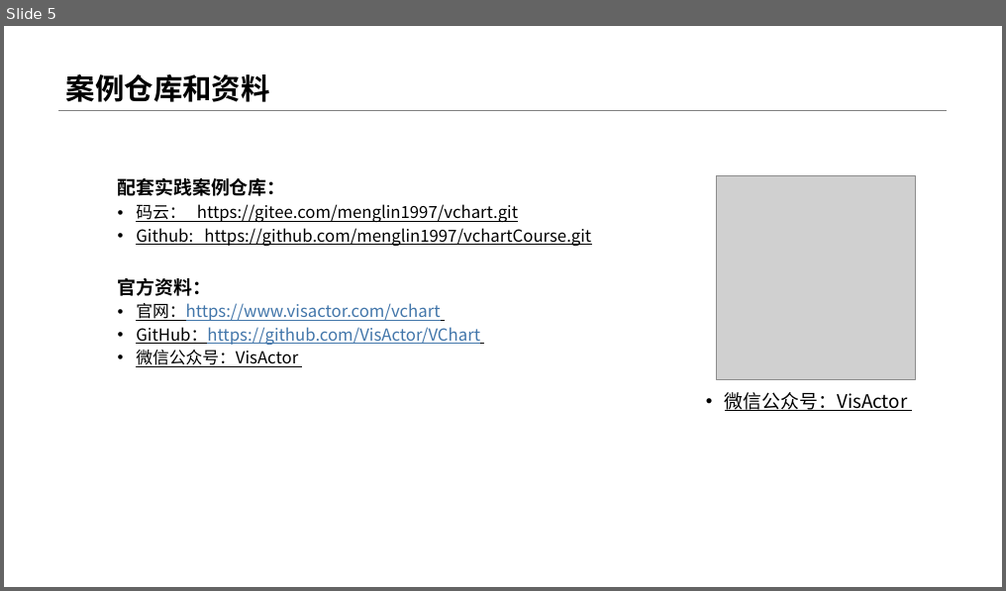
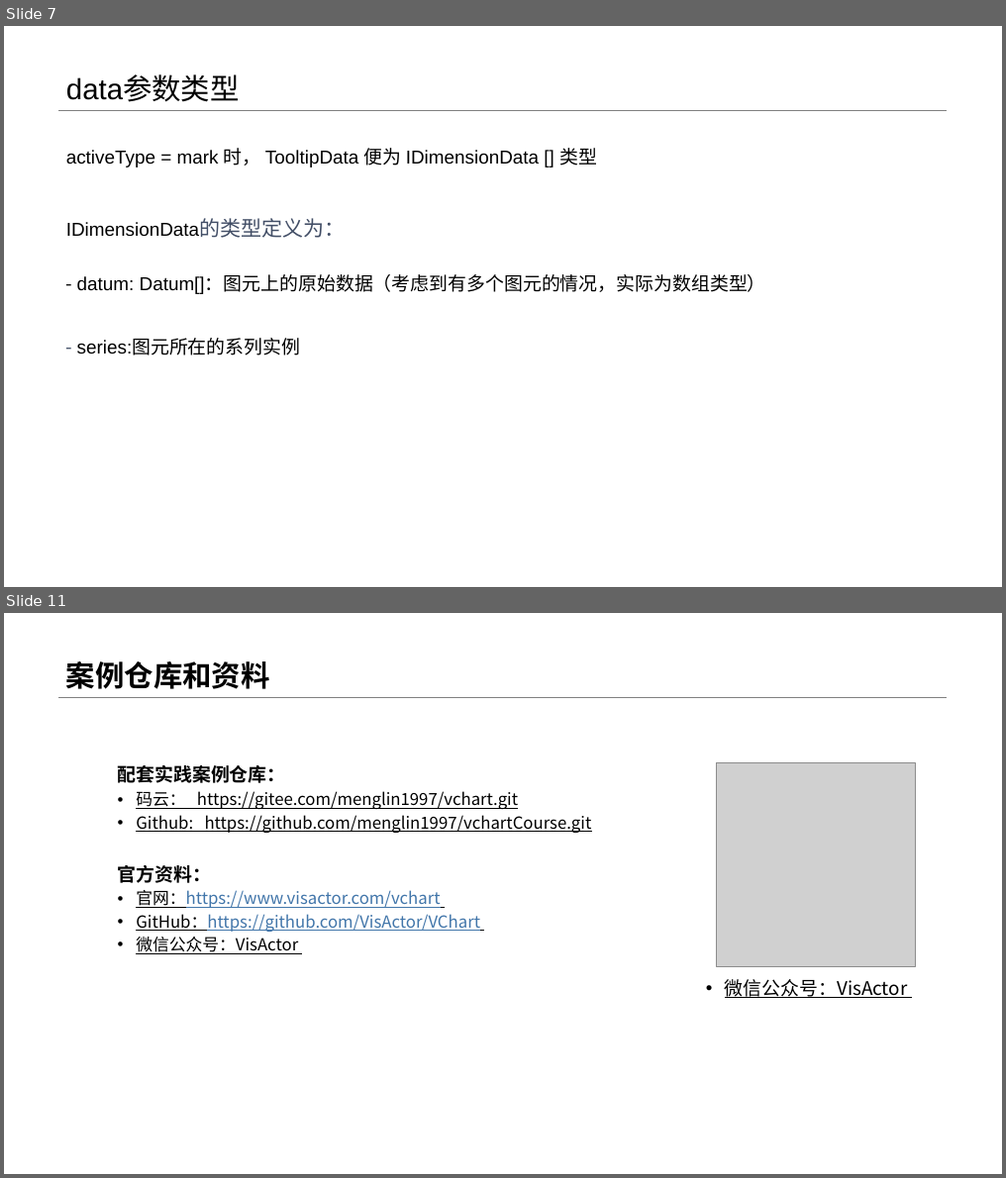
Before and after one commit to menglin1997/vchartCourse, a slide deck: code/Chapter 2 - Detailed Explanation of Chart Concepts/10-Tooltip/10-Tooltip提示信息.pptx. Shown one above the other, each under a label of ours: slide 5 before the commit, slides 7 and 11 after it; the slides between them are not shown. The pictures are 1006x591 and 1006x1178 pixels, drawn with LibreOffice and Linux fonts; fonts in the diff are those of the drawing; grey boxes stand for pictures. Boxes give left, top, right and bottom in pixels: in the first picture for what was removed or moved away, otherwise in the second. Text is boxed around its words. In the diff, an @@ line names an element or a change of style, - is before the commit and + after.

```diff
--- a/code/Chapter 2 - Detailed Explanation of Chart Concepts/10-Tooltip/10-Tooltip提示信息.pptx
+++ b/code/Chapter 2 - Detailed Explanation of Chart Concepts/10-Tooltip/10-Tooltip提示信息.pptx
@@ slide 7 added at [4,26,1002,587], background #FFFFFF; not listed: 1 template element that a slide beside it also shows @@
@@ title added at [66,76,240,102], 28 pt, text #000000 @@
+data参数类型
@@ text added at [66,148,597,168], 18 pt, text #000000 @@
+activeType = mark 时， TooltipData 便为 IDimensionData [] 类型
@@ text added at [58,212,558,245], 18 pt, text #000000 @@
+IDimensionData的类型定义为：
@@ text added at [77,276,766,294], 18 pt, text #000000 @@
+- datum: Datum[]：图元上的原始数据（考虑到有多个图元的情况，实际为数组类型）
@@ text added at [77,339,301,356], 18 pt, text #000000 @@
+- series:图元所在的系列实例
@@ what was slide 5 is now slide 11 @@
```
Also in this commit, not shown: 1 slide changed, 5 other slides added, 4 other files.
